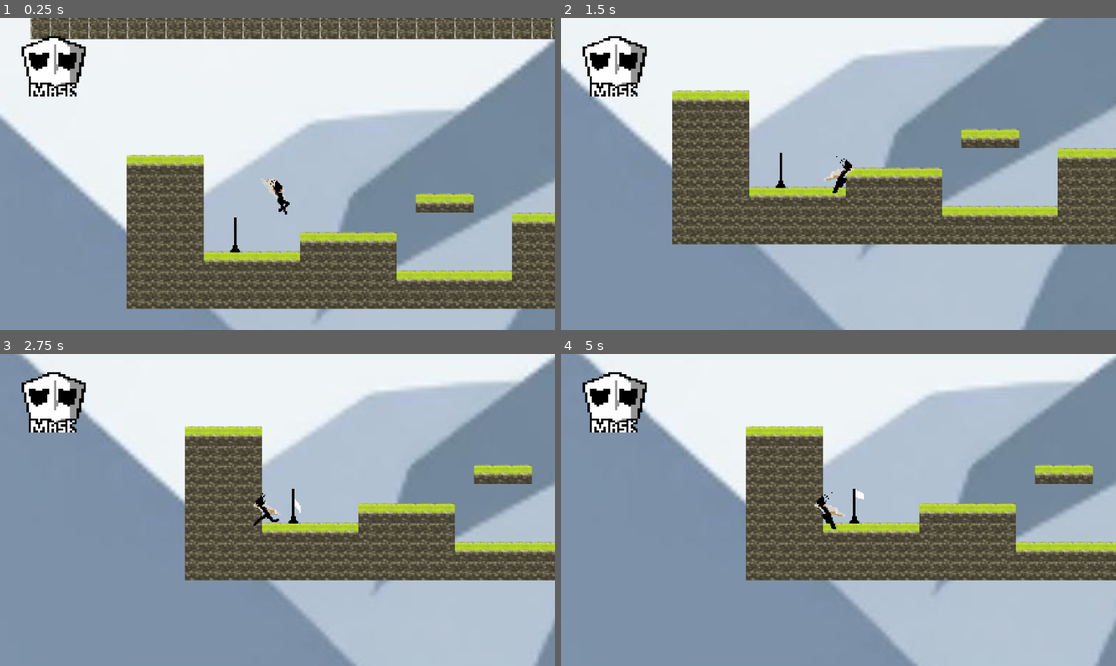
Above: before the commit, frames 1-4 (two rows, left to right).
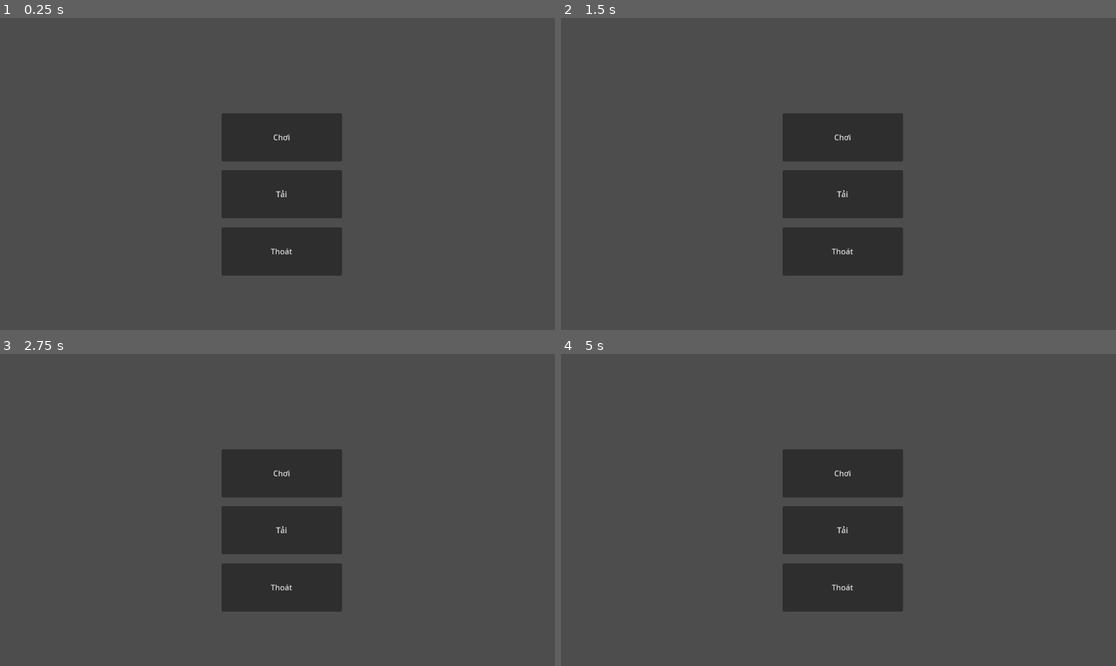
Above: after the commit, the same moments.

Repository: ThanhQuang214/gamejam2026
Game: Godot game, scene res://scenes/main_menu.tscn
The game is run twice, just before and just after one commit, with the same random seed, the same clock (stepped at 60 frames per second) and the same inputs. Before the commit the project starts from res://scenes/lv1.tscn.
Inputs:
- Up to frame 1 (0.25 s): no input
- Up to frame 2 (1.5 s): hold Right (ui_right) from 0.53 s (still down)
- Up to frame 3 (2.75 s): release Right (ui_right) at 2.03 s; hold Left (ui_left) from 2.03 s (still down)
- Up to frame 4 (5 s): release Left (ui_left) at 2.78 s; hold Right (ui_right) 2.78-4.28 s; hold Left (ui_left) from 4.28 s (still down)

The runs differ from the first frame. In frame 1, 88% of the frame differs, in the area x 0-100%, y 0-100%; in frame 2, 92%; in frame 3, 94%; in frame 4, 94%.

Commit message:
save for sure

Diff:
--- a/project.godot
+++ b/project.godot
@@ -11,9 +11,10 @@
 [application]
 
 config/name="Gamejam2026"
-run/main_scene="uid://dbgh4l88dfyqy"
+run/main_scene="uid://cr0vibycwhxjl"
 config/features=PackedStringArray("4.4", "Forward Plus")
 config/icon="uid://rk13f7swkro7"
+<<<<<<<HEADrun/main_scene="uid://dbgh4l88dfyqy"
 
 [autoload]
 
--- a/scenes/FunctionalObject/pulse.tscn
+++ b/scenes/FunctionalObject/pulse.tscn
@@ -369,8 +369,9 @@
 
 [node name="AudioStreamPlayer2D" type="AudioStreamPlayer2D" parent="."]
 stream = ExtResource("3_ic885")
-volume_db = 15.0
-max_distance = 400.0
+volume_db = 5.0
+pitch_scale = 0.8
+max_distance = 180.0
 
 [node name="AnimationPlayer" type="AnimationPlayer" parent="."]
 libraries = {
--- a/scenes/Lv2.tscn
+++ b/scenes/Lv2.tscn
@@ -1,14 +1,16 @@
-[gd_scene load_steps=12 format=4 uid="uid://dhuwr1loe8n52"]
+[gd_scene load_steps=14 format=4 uid="uid://dhuwr1loe8n52"]
 
 [ext_resource type="Texture2D" uid="uid://be3qvjocy5wje" path="res://asset/map/map_02.png" id="1_swhb1"]
 [ext_resource type="PackedScene" uid="uid://snc8n8w2ocvk" path="res://scenes/FunctionalObject/drown_area.tscn" id="2_iiiqc"]
 [ext_resource type="PackedScene" uid="uid://c57gf5ub41ijc" path="res://scenes/FunctionalObject/save_point.tscn" id="3_8lg3j"]
 [ext_resource type="PackedScene" uid="uid://b37l8qojpnw25" path="res://scenes/FunctionalObject/wind.tscn" id="4_b8sr3"]
-[ext_resource type="PackedScene" path="res://scenes/FunctionalObject/pulse.tscn" id="5_eq270"]
+[ext_resource type="PackedScene" uid="uid://b3ajpu8xe7lfc" path="res://scenes/FunctionalObject/pulse.tscn" id="5_eq270"]
 [ext_resource type="PackedScene" path="res://scenes/the_fool.tscn" id="6_bsf58"]
 [ext_resource type="PackedScene" path="res://scenes/stone.tscn" id="7_5e5ts"]
 [ext_resource type="PackedScene" uid="uid://baqt5rfmly5oc" path="res://scenes/player.tscn" id="8_1ooeq"]
+[ext_resource type="PackedScene" uid="uid://c4tvc5h8t0lwc" path="res://scenes/audio.tscn" id="9_8lg3j"]
 [ext_resource type="PackedScene" uid="uid://c1b255ekerdrw" path="res://scenes/ui_center.tscn" id="9_iiiqc"]
+[ext_resource type="PackedScene" uid="uid://3wgckextpuwg" path="res://scenes/background_2.tscn" id="11_b8sr3"]
 
 [sub_resource type="TileSetAtlasSource" id="TileSetAtlasSource_1upow"]
 texture = ExtResource("1_swhb1")
@@ -70,7 +72,7 @@
 position = Vector2(-121, -2)
 
 [node name="Ground" type="TileMapLayer" parent="."]
-tile_map_data = PackedByteArray("AADy/wYAAAAEAAEAAADy/wcAAAA …(10720 unchanged characters)… AAAAAAAANAO3/AAABAAAAAAAOAO3/AAACAAAAAAA=")
+tile_map_data = PackedByteArray("AADy/wYAAAAEAAEAAADy/wcAAAA …(10720 unchanged characters)… AAAAAAAANAO3/AAABAAAAAAAOAO3/AAACAAAAAAAUAP//AAAAAAAAAAA=")
 tile_set = SubResource("TileSet_ddrci")
 
 [node name="CheckPoint" type="Node2D" parent="."]
@@ -110,5 +112,10 @@
 
 [node name="UICenter" parent="." instance=ExtResource("9_iiiqc")]
 
+[node name="AudioEvent" parent="." node_paths=PackedStringArray("Player") instance=ExtResource("9_8lg3j")]
+Player = NodePath("../Player")
+
 [node name="Player" parent="." instance=ExtResource("8_1ooeq")]
 position = Vector2(-11, 78)
+
+[node name="background2" parent="." instance=ExtResource("11_b8sr3")]
--- a/scenes/audio.tscn
+++ b/scenes/audio.tscn
@@ -1,9 +1,8 @@
-[gd_scene load_steps=6 format=3 uid="uid://c4tvc5h8t0lwc"]
+[gd_scene load_steps=5 format=3 uid="uid://c4tvc5h8t0lwc"]
 
 [ext_resource type="Script" uid="uid://bkcykip5sfr0b" path="res://script/audio.gd" id="1_f5a2e"]
 [ext_resource type="AudioStream" uid="uid://dr273odoucuib" path="res://Sound/Piano music.mp3" id="2_hlm5c"]
-[ext_resource type="AudioStream" uid="uid://di5kl3tk0ihoh" path="res://Sound/footstep.mp3" id="3_wdljl"]
-[ext_resource type="AudioStream" uid="uid://65l8y3fvckts" path="res://Sound/Jump.S.mp3" id="4_hlm5c"]
+[ext_resource type="AudioStream" uid="uid://dtm0llsd55icn" path="res://Sound/Jump.mp3" id="4_wdljl"]
 [ext_resource type="AudioStream" uid="uid://mnuslcop1q4i" path="res://Sound/Phóng to.mp3" id="5_wdljl"]
 
 [node name="AudioEvent" type="Node2D"]
@@ -12,19 +11,14 @@
 [node name="AudioBG" type="AudioStreamPlayer2D" parent="."]
 position = Vector2(-347, -910)
 stream = ExtResource("2_hlm5c")
-volume_db = 8.0
+volume_db = 5.0
 autoplay = true
 max_distance = 4096.0
 attenuation = 0.138696
 parameters/looping = true
 
-[node name="FootStep" type="AudioStreamPlayer2D" parent="."]
-stream = ExtResource("3_wdljl")
-volume_db = 10.0
-parameters/looping = true
-
 [node name="Jumping" type="AudioStreamPlayer2D" parent="."]
-stream = ExtResource("4_hlm5c")
+stream = ExtResource("4_wdljl")
 volume_db = 10.0
 
 [node name="ScaleUp" type="AudioStreamPlayer2D" parent="."]
--- /dev/null
+++ b/scenes/background_2.tscn
@@ -0,0 +1,33 @@
+[gd_scene load_steps=4 format=3 uid="uid://3wgckextpuwg"]
+
+[ext_resource type="Texture2D" uid="uid://c708j2veg1b52" path="res://asset/background/forest.png" id="1_u884b"]
+[ext_resource type="Texture2D" uid="uid://depvqhybxoy78" path="res://asset/background/castle.png" id="2_cnuf2"]
+[ext_resource type="Texture2D" uid="uid://du0n87goq18fa" path="res://asset/background/pillar.png" id="3_0vg7c"]
+
+[node name="background2" type="ParallaxBackground"]
+offset = Vector2(512, 256)
+transform = Transform2D(1, 0, 0, 1, 512, 256)
+
+[node name="ParallaxLayer" type="ParallaxLayer" parent="."]
+motion_scale = Vector2(0.1, 0.1)
+motion_mirroring = Vector2(1024, 0)
+
+[node name="Sprite2D" type="Sprite2D" parent="ParallaxLayer"]
+scale = Vector2(2, 2)
+texture = ExtResource("1_u884b")
+
+[node name="ParallaxLayer2" type="ParallaxLayer" parent="."]
+motion_scale = Vector2(0.2, 0.2)
+motion_mirroring = Vector2(1024, 512)
+
+[node name="Sprite2D" type="Sprite2D" parent="ParallaxLayer2"]
+scale = Vector2(2, 2)
+texture = ExtResource("2_cnuf2")
+
+[node name="ParallaxLayer3" type="ParallaxLayer" parent="."]
+motion_scale = Vector2(0.3, 0.3)
+motion_mirroring = Vector2(1024, 0)
+
+[node name="Sprite2D" type="Sprite2D" parent="ParallaxLayer3"]
+scale = Vector2(2, 2)
+texture = ExtResource("3_0vg7c")
--- a/scenes/lv1.tscn
+++ b/scenes/lv1.tscn
@@ -8,12 +8,13 @@
 [ext_resource type="TileSet" uid="uid://ddldhc7ogioag" path="res://resources/water.tres" id="5_1t3hd"]
 [ext_resource type="PackedScene" uid="uid://c1b255ekerdrw" path="res://scenes/ui_center.tscn" id="6_70h04"]
 [ext_resource type="PackedScene" uid="uid://b37l8qojpnw25" path="res://scenes/FunctionalObject/wind.tscn" id="7_jktqh"]
-[ext_resource type="PackedScene" path="res://scenes/FunctionalObject/pulse.tscn" id="7_x6hvx"]
-[ext_resource type="AudioStream" uid="uid://dr273odoucuib" path="res://Sound/Piano music.mp3" id="9_ytfl3"]
+[ext_resource type="PackedScene" uid="uid://b3ajpu8xe7lfc" path="res://scenes/FunctionalObject/pulse.tscn" id="7_x6hvx"]
+[ext_resource type="PackedScene" uid="uid://c4tvc5h8t0lwc" path="res://scenes/audio.tscn" id="10_c6lnw"]
 [ext_resource type="Texture2D" uid="uid://bngukiur3oxgt" path="res://asset/map/BG1.png" id="11_cu3pm"]
-[ext_resource type="PackedScene" path="res://scenes/portal.tscn" id="12_aras6"]
+[ext_resource type="PackedScene" uid="uid://c6iv5pf5o3xaw" path="res://scenes/portal.tscn" id="12_aras6"]
 
 [node name="Lv1" type="Node2D"]
+position = Vector2(-3, -3)
 
 [node name="CrossBow" parent="." instance=ExtResource("1_w343t")]
 position = Vector2(-932, -807)
@@ -101,16 +102,8 @@
 rotation = 3.14159
 scale = Vector2(1, -1)
 
-[node name="Audio" type="Node2D" parent="."]
-
-[node name="AudioBG" type="AudioStreamPlayer2D" parent="Audio"]
-position = Vector2(-347, -910)
-stream = ExtResource("9_ytfl3")
-volume_db = 8.0
-autoplay = true
-max_distance = 4096.0
-attenuation = 0.138696
-parameters/looping = true
+[node name="AudioEvent" parent="." node_paths=PackedStringArray("Player") instance=ExtResource("10_c6lnw")]
+Player = NodePath("../Player")
 
 [node name="Sprite2D" type="Sprite2D" parent="."]
 show_behind_parent = true
--- a/script/audio.gd
+++ b/script/audio.gd
@@ -1,7 +1,6 @@
 extends Node2D
 @export var Player: CharacterBody2D
 
-var isWalking: bool = false;
 var canJump: bool = false;
 
 func _ready():
@@ -13,14 +12,6 @@
 
 func _process(float):
 	if (Player != null):
-		#Walking Sound
-		if Player.velocity != Vector2(0, 0) && Player.is_on_floor():
-			if !isWalking:
-				isWalking = true
-				$FootStep.play()
-		elif isWalking:
-			isWalking = false
-			$FootStep.stop()
 
 		#Jumping Sound
 		canJump = canJump || Player.is_on_floor()
Not shown, added: Sound/Jump.mp3.import
Not shown: 2 places in scenes/gameplay.tscn that only renumber resources
Not shown: 1 places in scenes/lv1.tscn that only renumber resources
Not shown, added: Sound/Jump.mp3
